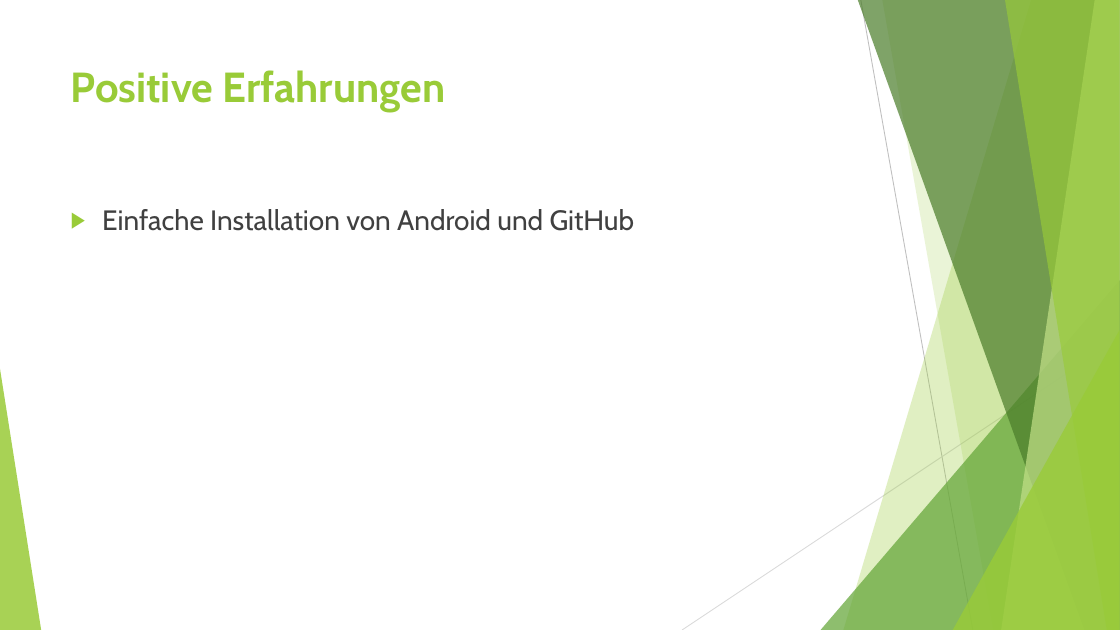
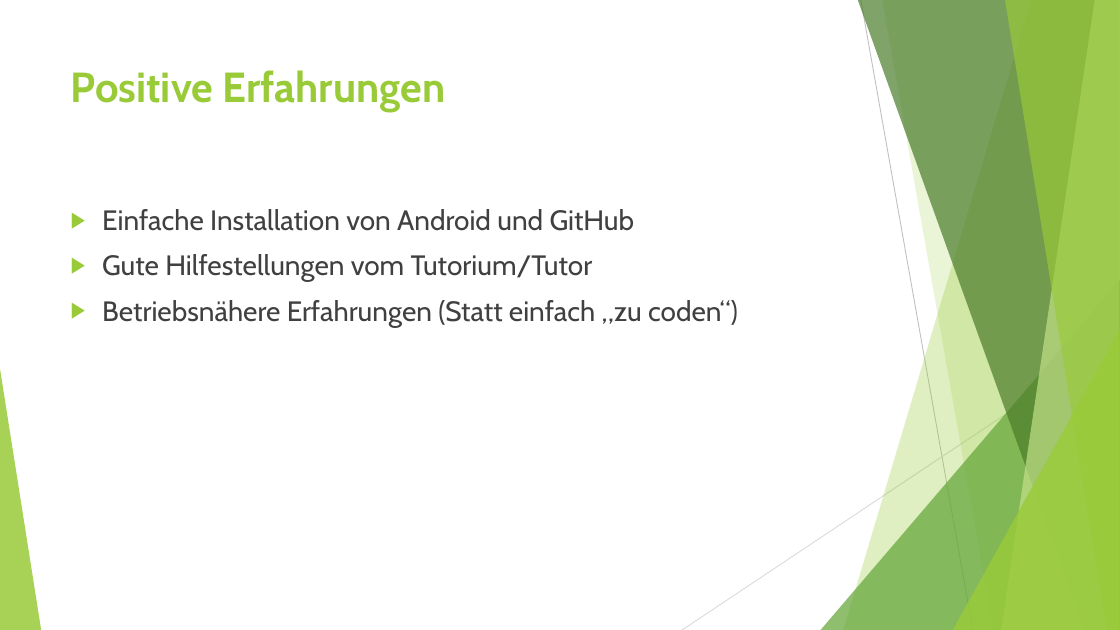
Before and after one commit to MrMudskip/SS16_SE2_Project_B, a slide deck: slide 7 of Präsentation_Project.pptx. Drawn at 1120x630 pixels with LibreOffice and Linux fonts; fonts in the diff are those of the drawing. Boxes give left, top, right and bottom in pixels: in the first picture for what was removed or moved away, otherwise in the second. Text is boxed around its words. In the diff, an @@ line names an element or a change of style, - is before the commit and + after.

Commit message:
Präsentation bearbeitet

```diff
--- a/Präsentation_Project.pptx
+++ b/Präsentation_Project.pptx
@@ text at [102,254,738,327]: paragraphs added @@
+▶ Gute Hilfestellungen vom Tutorium/Tutor
+▶ Betriebsnähere Erfahrungen (Statt einfach „zu coden“)
```
